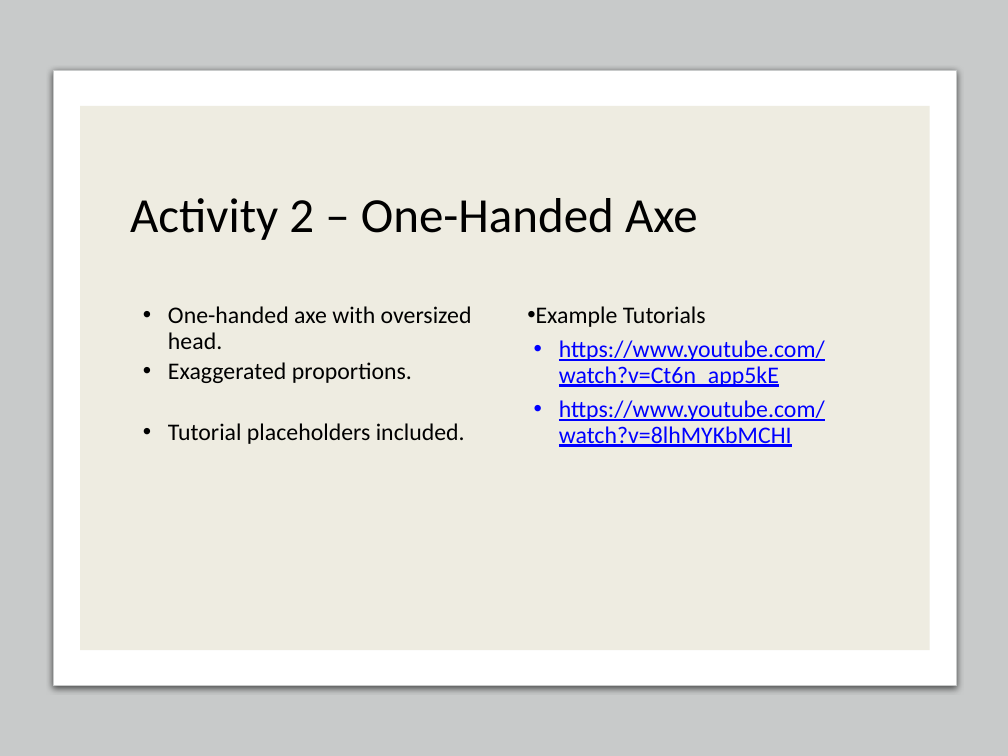
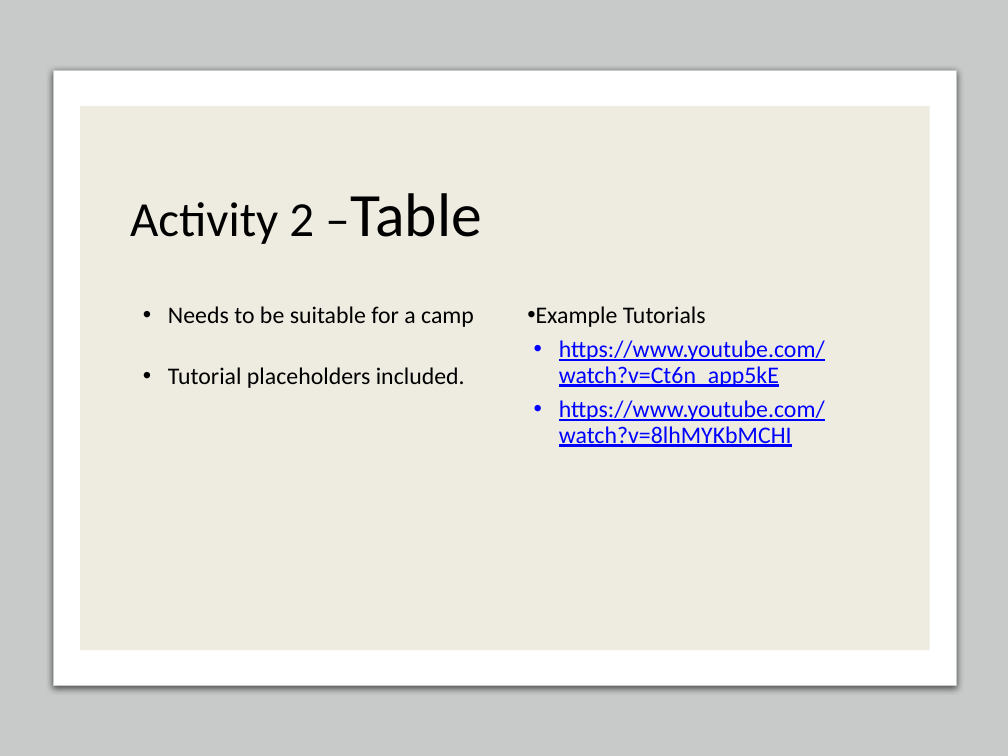
Before and after one commit to Taliesin-Games/Tension-Third-Year-Games, a slide deck: slide 3 of Documentation/workflow_practice_session.pptx. Drawn at 1008x756 pixels with LibreOffice and Linux fonts; fonts in the diff are those of the drawing. Boxes give left, top, right and bottom in pixels: in the first picture for what was removed or moved away, otherwise in the second. Text is boxed around its words. In the diff, an @@ line names an element or a change of style, - is before the commit and + after.

```diff
--- a/Documentation/workflow_practice_session.pptx
+++ b/Documentation/workflow_practice_session.pptx
@@ title at [130,193,482,244]: text changed @@
-Activity 2 – One-Handed Axe
+Activity 2 –Table
@@ text at [168,306,474,327]: text changed @@
-• One-handed axe with oversized head.
-• Exaggerated proportions.
+• Needs to be suitable for a camp
```
Also in this commit, not shown: 4 other slides changed.
